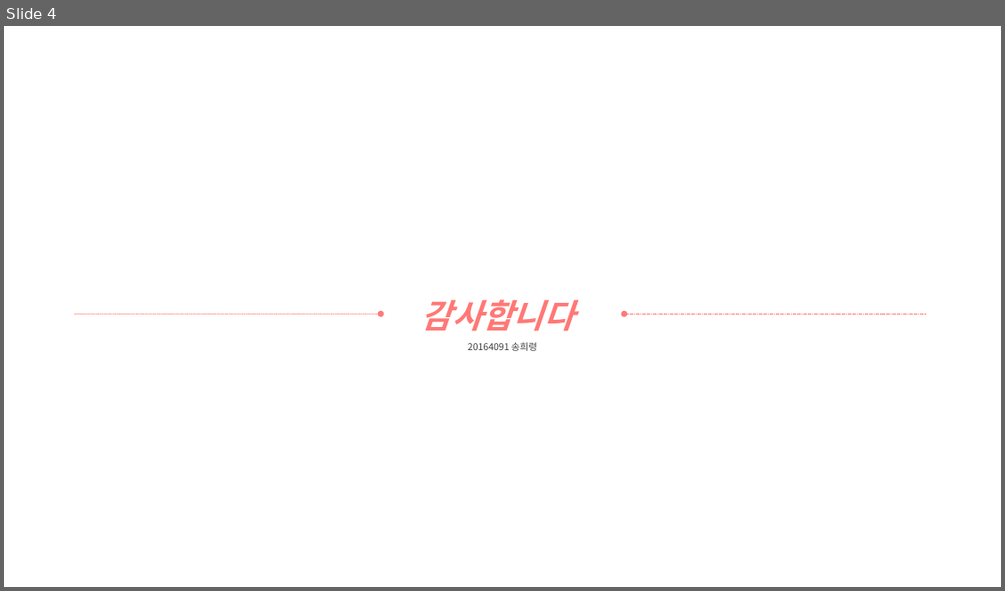
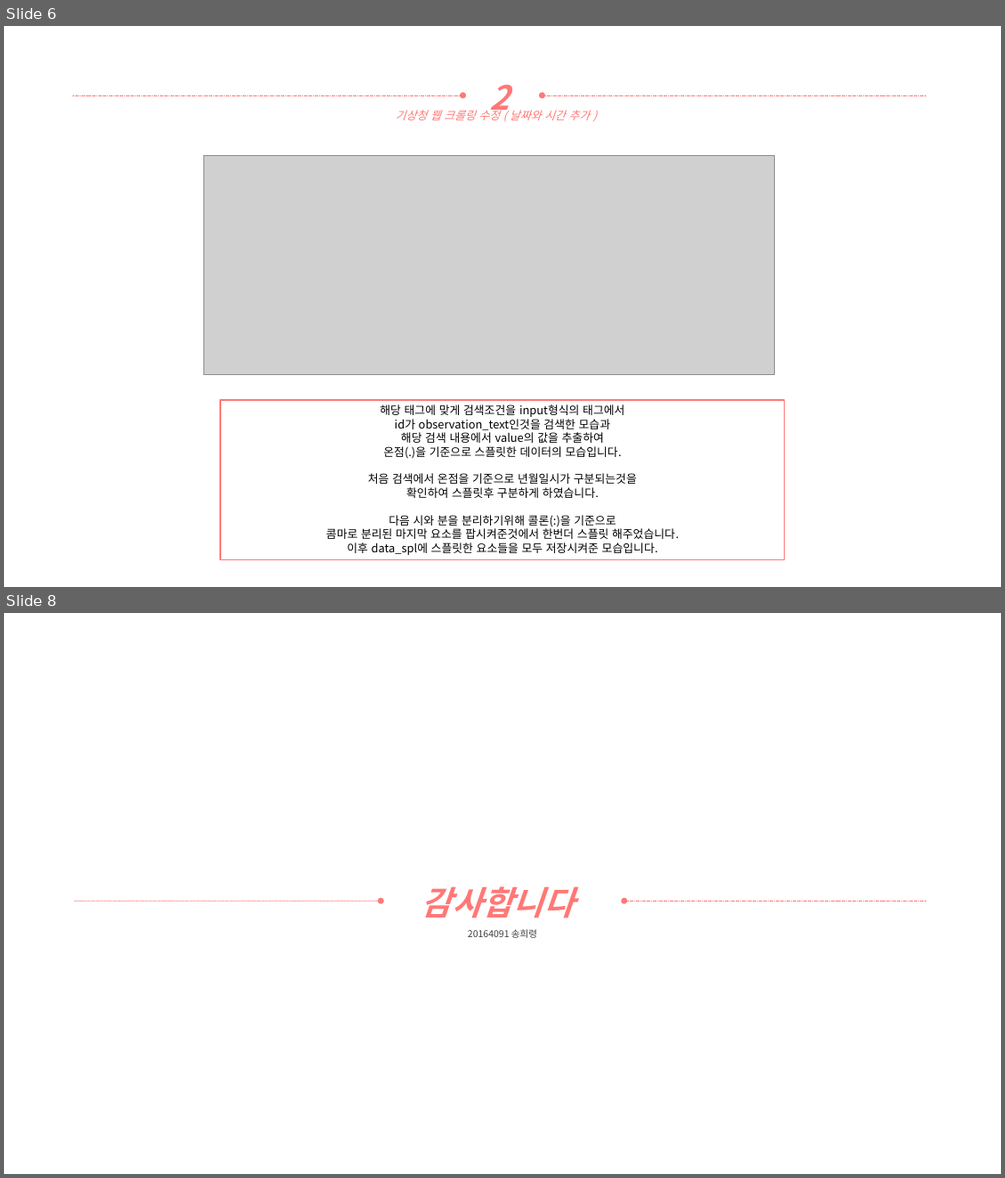
Before and after one commit to yooatom2200/Programing_Base_2, a slide deck: 3장/20164091-송희령-3주차 과제.pptx. Shown one above the other, each under a label of ours: slide 4 before the commit, slides 6 and 8 after it; the slides between them are not shown. The pictures are 1005x591 and 1005x1178 pixels, drawn with LibreOffice and Linux fonts; fonts in the diff are those of the drawing; grey boxes stand for pictures. Boxes give left, top, right and bottom in pixels: in the first picture for what was removed or moved away, otherwise in the second. Text is boxed around its words. In the diff, an @@ line names an element or a change of style, - is before the commit and + after.

```diff
--- a/3장/20164091-송희령-3주차 과제.pptx
+++ b/3장/20164091-송희령-3주차 과제.pptx
@@ slide 6 added at bbox=[4, 26, 1001, 587], background #FFFFFF @@
@@ arrow added from (73, 95) to (463, 95), #FF7876 0.5 pt dashed @@
@@ text added at bbox=[489, 85, 509, 119], 32 pt, text #FF7876, bold, italic @@
+2
@@ arrow added from (926, 95) to (542, 95), #FF7876 0.5 pt dashed @@
@@ text added at bbox=[396, 108, 590, 120], 11 pt, text #FF7876, italic @@
+기상청 웹 크롤링 수정 ( 날짜와 시간 추가 )
@@ picture added at bbox=[204, 155, 774, 375] @@
@@ rectangle added at bbox=[220, 400, 785, 560], outline #FF7876 1 pt, 11 pt, text #000000 @@
+해당 태그에 맞게 검색조건을 input형식의 태그에서
+id가 observation_text인것을 검색한 모습과
+해당 검색 내용에서 value의 값을 추출하여
+온점(.)을 기준으로 스플릿한 데이터의 모습입니다.
+처음 검색에서 온점을 기준으로 년월일시가 구분되는것을
+확인하여 스플릿후 구분하게 하였습니다.
+다음 시와 분을 분리하기위해 콜론(:)을 기준으로
+콤마로 분리된 마지막 요소를 팝시켜준것에서 한번더 스플릿 해주었습니다.
+이후 data_spl에 스플릿한 요소들을 모두 저장시켜준 모습입니다.
@@ what was slide 4 is now slide 8 @@
```
Also in this commit, not shown: 3 other slides added, 2 other files.
